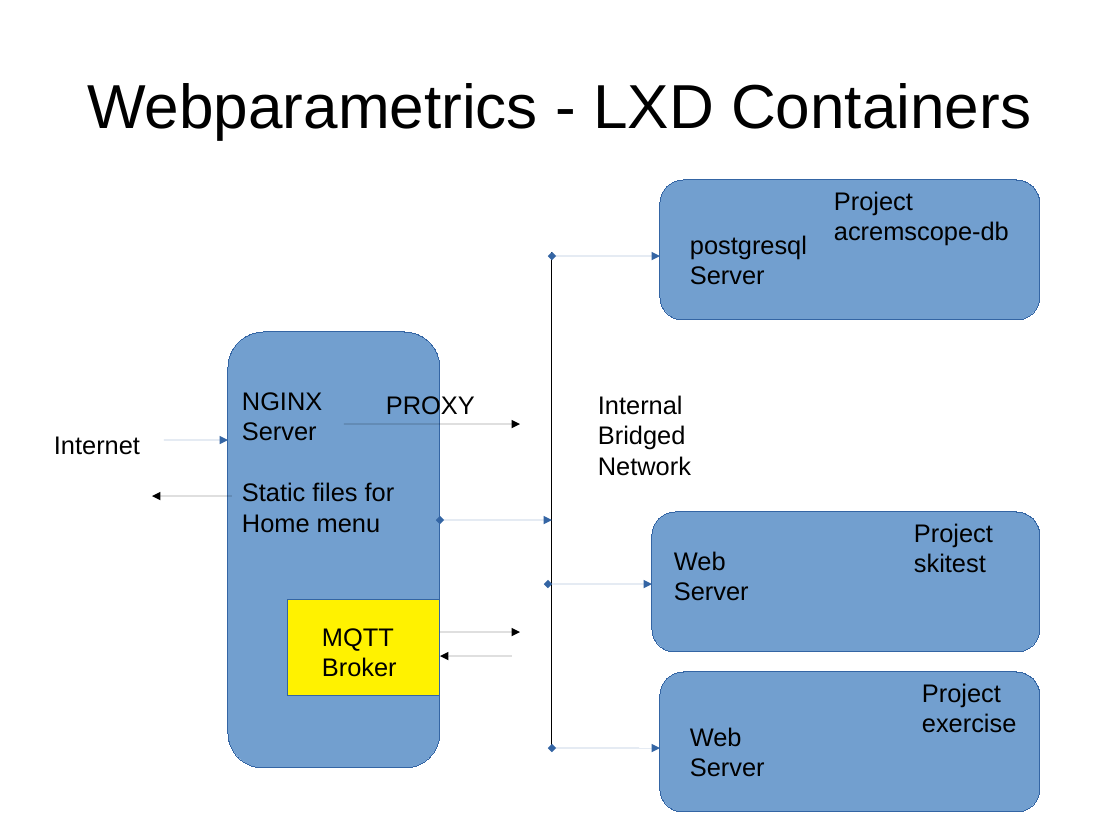
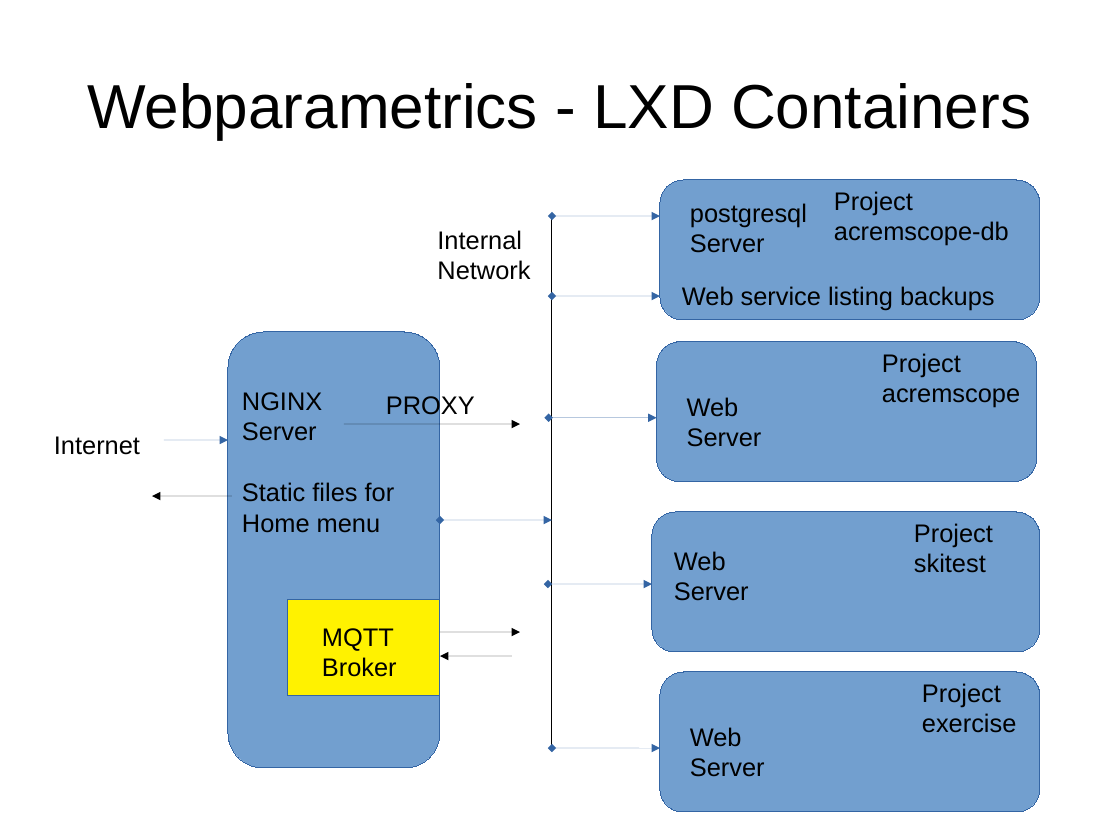
Before and after one commit to bernie-skipole/webparametrics, a slide deck: slide 1 of webparametrics.odp. Drawn at 1120x840 pixels with LibreOffice and Linux fonts; fonts in the diff are those of the drawing. Boxes give left, top, right and bottom in pixels: in the first picture for what was removed or moved away, otherwise in the second. Text is boxed around its words. In the diff, an @@ line names an element or a change of style, - is before the commit and + after.

Commit message:
Added acremscope

```diff
--- a/webparametrics.odp
+++ b/webparametrics.odp
@@ text "postgresql": place and size @@
-text "postgresql" at (690, 235, 807, 285)
+text "postgresql" at (690, 203, 807, 253)
@@ text at (437, 230, 530, 280): text changed @@
-Internal Bridged
-Network
+Internal Network
@@ line moved from (552, 252) - (552, 748) to (552, 216) - (552, 748) @@
@@ double arrow moved from (552, 256) - (661, 256) to (552, 216) - (661, 216) @@
@@ double arrow added from (552, 296) to (661, 296), #3465A4 0 pt @@
@@ text added at (682, 286, 995, 311), 18 pt, text #000000 @@
+Web service listing backups
@@ rounded rectangle added at (657, 341, 1037, 482), fill #729FCF, outline #3465A4 0 pt @@
@@ text added at (882, 353, 1020, 408), 18 pt, text #000000 @@
+Project acremscope
@@ double arrow added from (549, 418) to (657, 418), #3465A4 0 pt @@
@@ text added at (687, 397, 762, 447), 18 pt, text #000000 @@
+Web
+Server
```
Also in this commit, not shown: 3 other files.
